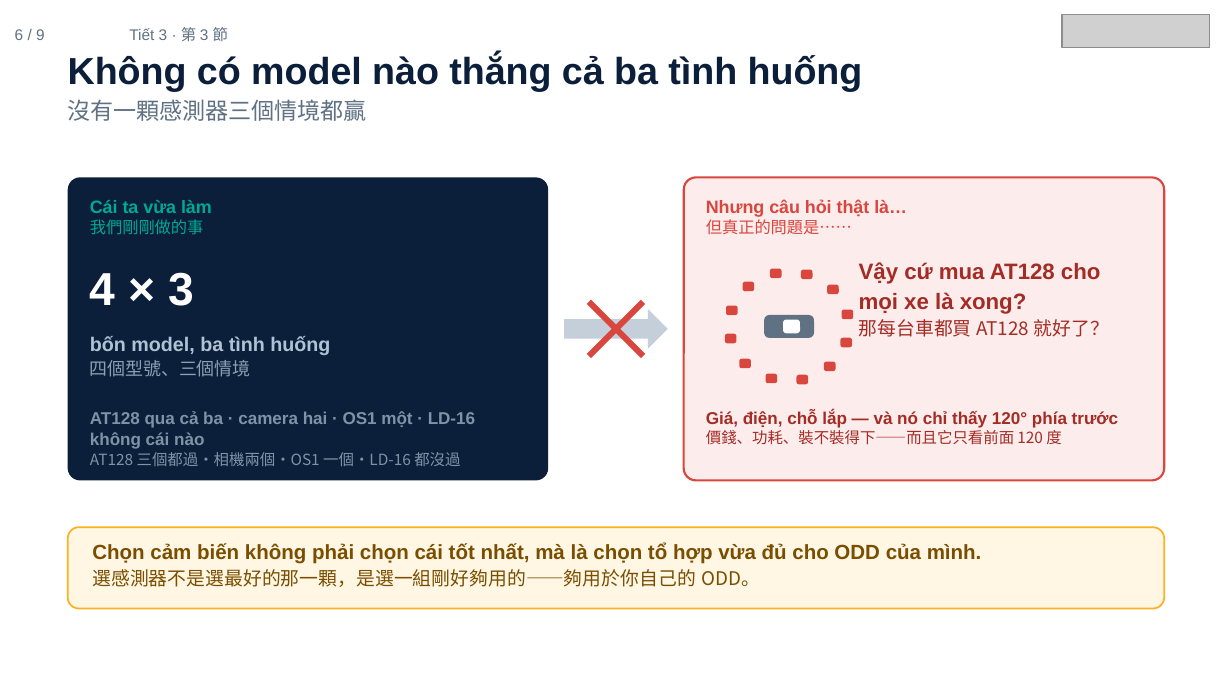
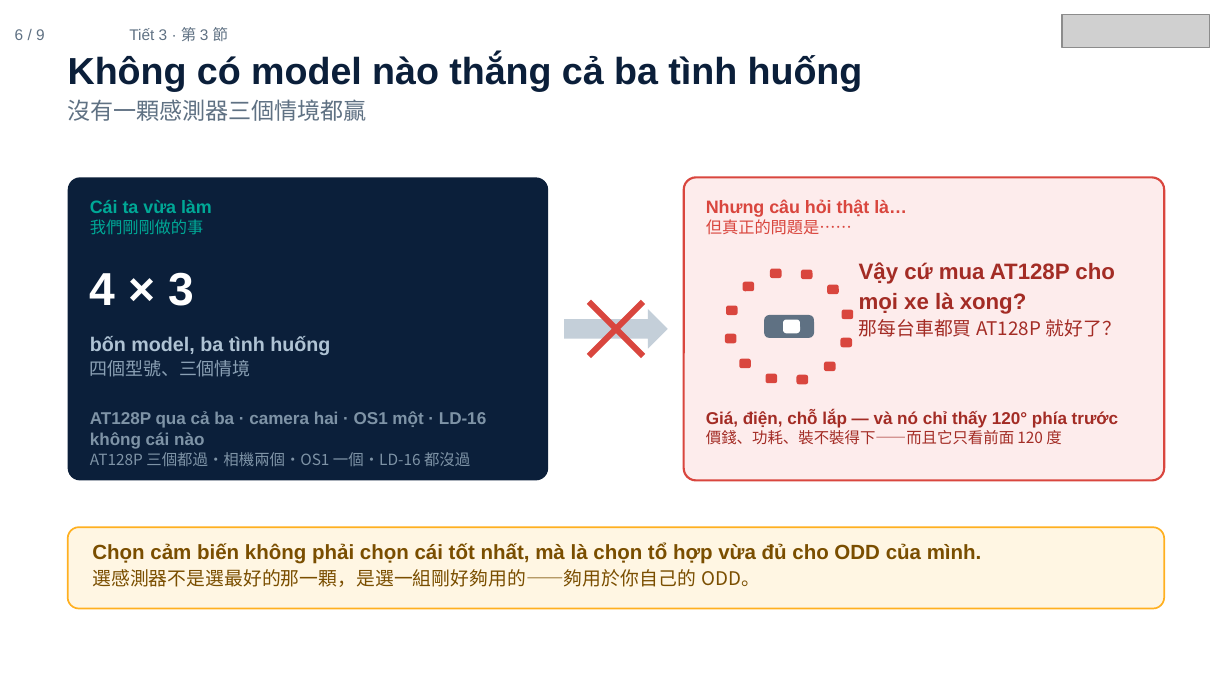
Before and after one commit to ch-neural/MITUST-Principles-of-Self-Driving-Cars, a slide deck: slide 6 of 第五週(10-08)/第五週_第3節_簡報.pptx. Drawn at 1232x693 pixels with LibreOffice and Linux fonts; fonts in the diff are those of the drawing; grey boxes stand for pictures. Boxes give left, top, right and bottom in pixels: in the first picture for what was removed or moved away, otherwise in the second. Text is boxed around its words. In the diff, an @@ line names an element or a change of style, - is before the commit and + after.

```diff
--- a/第五週(10-08)/第五週_第3節_簡報.pptx
+++ b/第五週(10-08)/第五週_第3節_簡報.pptx
@@ text at bbox=[859, 262, 1121, 337]: text changed @@
-Vậy cứ mua AT128 cho mọi xe là xong?
-那每台車都買 AT128 就好了？
+Vậy cứ mua AT128P cho mọi xe là xong?
+那每台車都買 AT128P 就好了？
@@ text at bbox=[90, 411, 486, 466]: text changed @@
-AT128 qua cả ba · camera hai · OS1 một · LD-16 không cái nào
-AT128 三個都過・相機兩個・OS1 一個・LD-16 都沒過
+AT128P qua cả ba · camera hai · OS1 một · LD-16 không cái nào
+AT128P 三個都過・相機兩個・OS1 一個・LD-16 都沒過
```
Also in this commit, not shown: 1 other slide changed, 4 other files.
